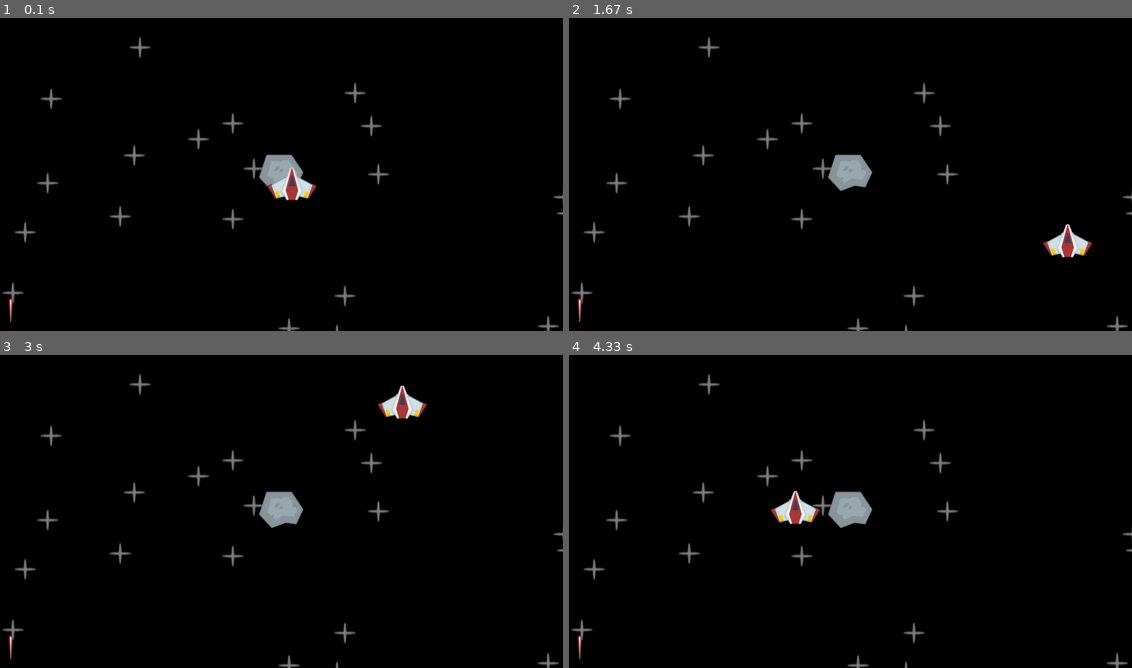
Above: before the commit, frames 1-4 (two rows, left to right).
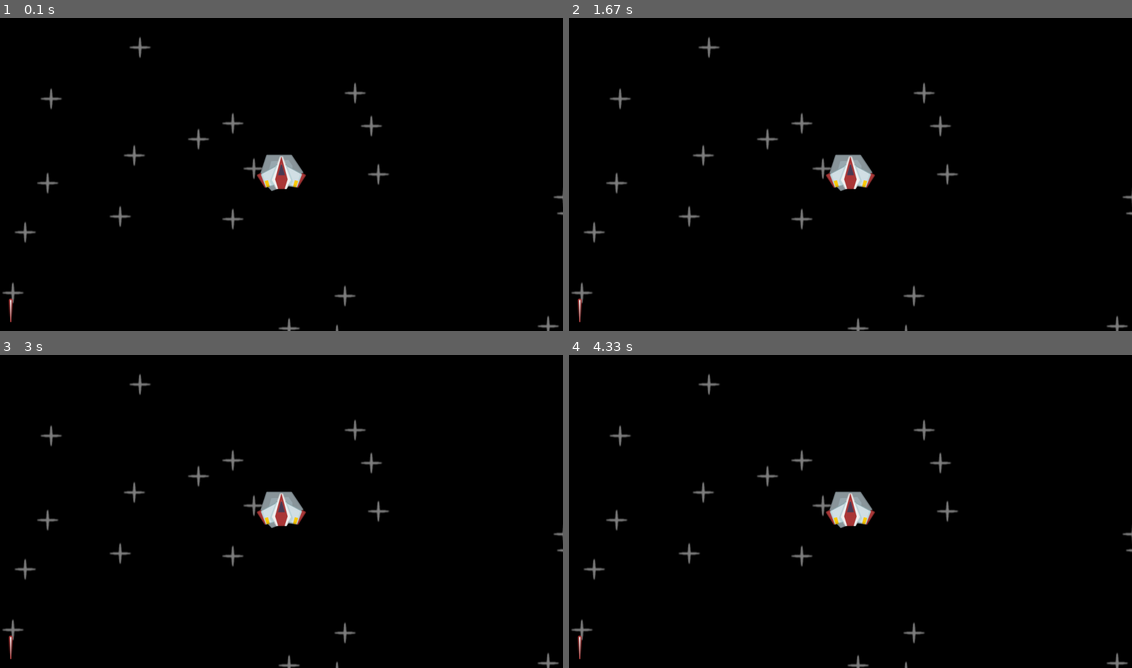
Above: after the commit, the same moments.

Repository: Tadijas1/pygame
Game: pygame game, started from space shooter/code/main.py
The game is run twice, just before and just after one commit, with the same random seed, the same clock (stepped at 60 frames per second) and the same inputs.
Inputs:
- Up to frame 1 (0.1 s): no input
- Up to frame 2 (1.67 s): no input
- Up to frame 3 (3 s): no input
- Up to frame 4 (4.33 s): no input

The runs differ from the first frame. In frame 1, 0.8% of the frame differs, in the area x 45-57%, y 44-59%; in frame 2, 1.0%; in frame 3, 1.0%; in frame 4, 1.0%, in the area x 35-55%, y 43-55%.

Commit message:
1/2 getting input

Diff:
--- a/space shooter/code/main.py
+++ b/space shooter/code/main.py
@@ -18,7 +18,7 @@
 #importing an image
 player_surf = pygame.image.load(join('space shooter', 'images', 'player.png')).convert_alpha()
 player_rect = player_surf.get_frect(center = (WINDOW_WIDTH/2,WINDOW_HEIGHT/2))
-player_direction = pygame.math.Vector2(1,1)
+player_direction = pygame.math.Vector2()
 player_speed = 300
 
 meteor_surf = pygame.image.load(join('space shooter', 'images', 'meteor.png')).convert_alpha()
@@ -33,11 +33,23 @@
 
 while running:
     dt = clock.tick()/1000
-    print(clock.get_fps())
+    #print(clock.get_fps())
     #event loop
     for event in pygame.event.get():
         if event.type == pygame.QUIT:
             running = False
+        #if event.type == pygame.KEYDOWN and event.key == pygame.K_1:
+        #    print(1)
+        #if event.type == pygame.MOUSEMOTION:
+        #    player_rect.center = event.pos
+
+    #input
+    #print(pygame.mouse.get_pos())
+    #print(pygame.mouse.get_rel())
+    keys = pygame.key.get_pressed()
+    player_direction.x = int(keys[pygame.K_d])
+
+    player_rect.center += player_direction*player_speed*dt
 
     #draw in game
     display_surface.fill('black')
@@ -46,14 +58,6 @@
         display_surface.blit(star_surf, pos)
     display_surface.blit(meteor_surf, meteor_rect)
     display_surface.blit(laser_surf, laser_rect)
-
-    #player movment
-    if player_rect.right >= WINDOW_WIDTH or player_rect.left <= 0:
-        player_direction.x *= -1
-    if player_rect.bottom >= WINDOW_HEIGHT or player_rect.top <= 0:
-        player_direction.y *= -1
-
-    player_rect.center += player_direction*player_speed*dt
     display_surface.blit(player_surf, player_rect)
     pygame.display.update()
 
